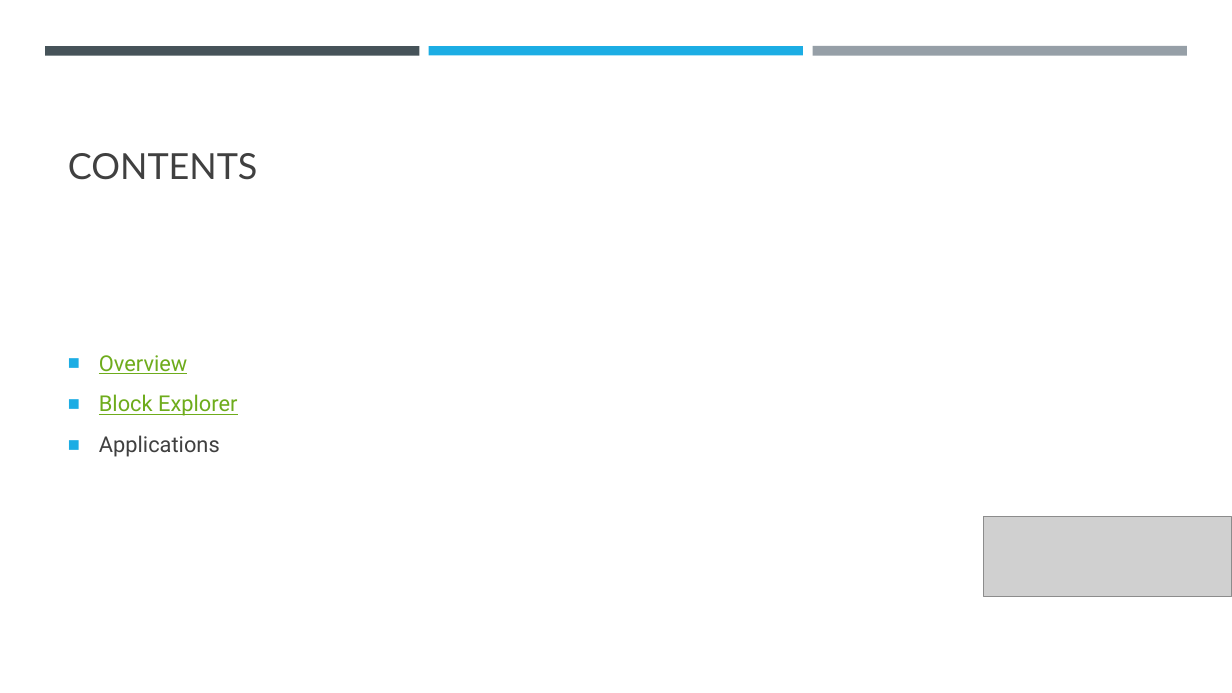
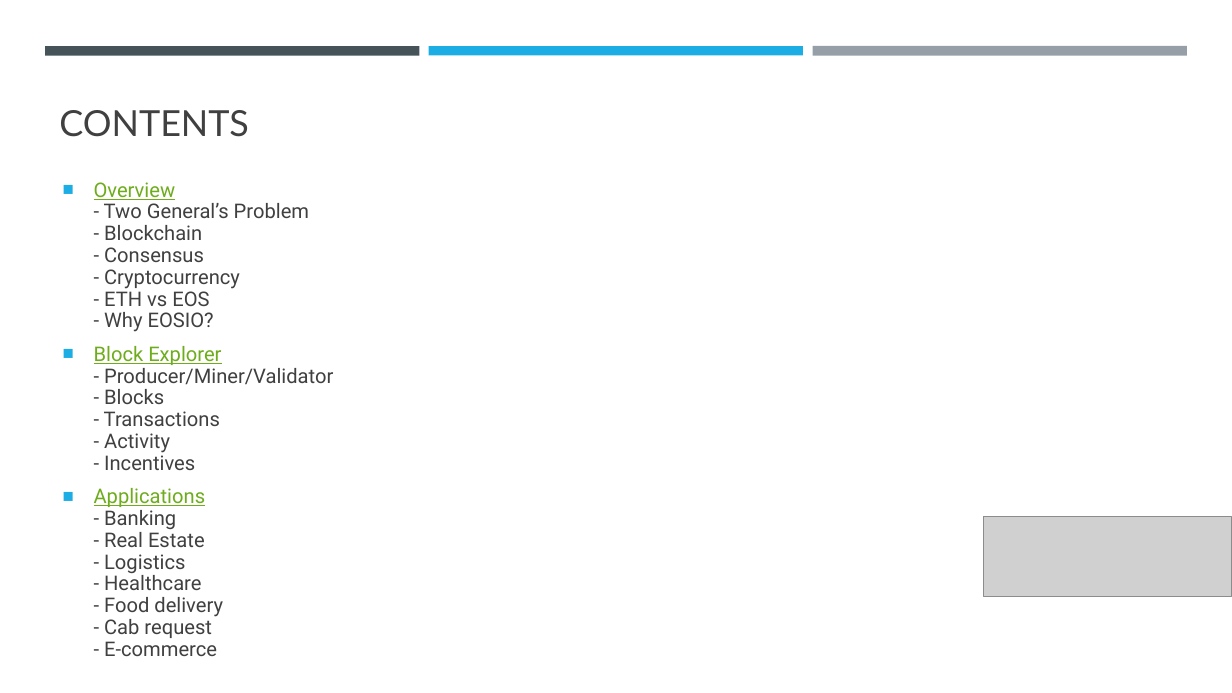
Before and after one commit to abhi3700/My_Learning_Blockchain, a slide deck: slide 2 of PPT.pptx. Drawn at 1232x693 pixels with LibreOffice and Linux fonts; fonts in the diff are those of the drawing; grey boxes stand for pictures. Boxes give left, top, right and bottom in pixels: in the first picture for what was removed or moved away, otherwise in the second. Text is boxed around its words. In the diff, an @@ line names an element or a change of style, - is before the commit and + after.

Commit message:
NFT, Blockchain PPTs updated

```diff
--- a/PPT.pptx
+++ b/PPT.pptx
@@ title "CONTENTS" moved from (x1=68, y1=153, x2=257, y2=180) to (x1=59, y1=110, x2=248, y2=137) @@
@@ text at (x1=94, y1=182, x2=333, y2=656): text changed; size 17 to 15.7 pt; text colour #6EAC1C to #404040 @@
-■ Overview
-■ Block Explorer
-■ Applications
+■ Overview
+  - Two General’s Problem
+  - Blockchain
+  - Consensus
+  - Cryptocurrency
+  - ETH vs EOS
+  - Why EOSIO?
+■ Block Explorer
+  - Producer/Miner/Validator
+  - Blocks
+  - Transactions
+  - Activity
+  - Incentives
+■ Applications
+  - Banking
+  - Real Estate
+  - Logistics
+  - Healthcare
+  - Food delivery
+  - Cab request
+  - E-commerce
```
Also in this commit, not shown: 1 other slide changed.
